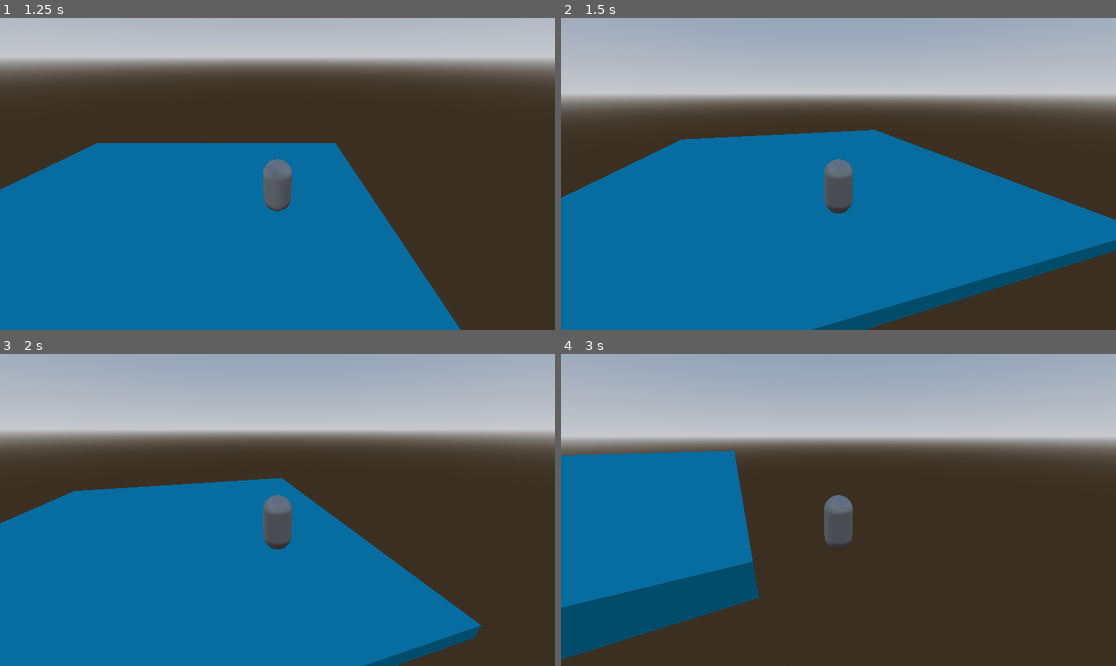
Above: before the commit, frames 1-4 (two rows, left to right).
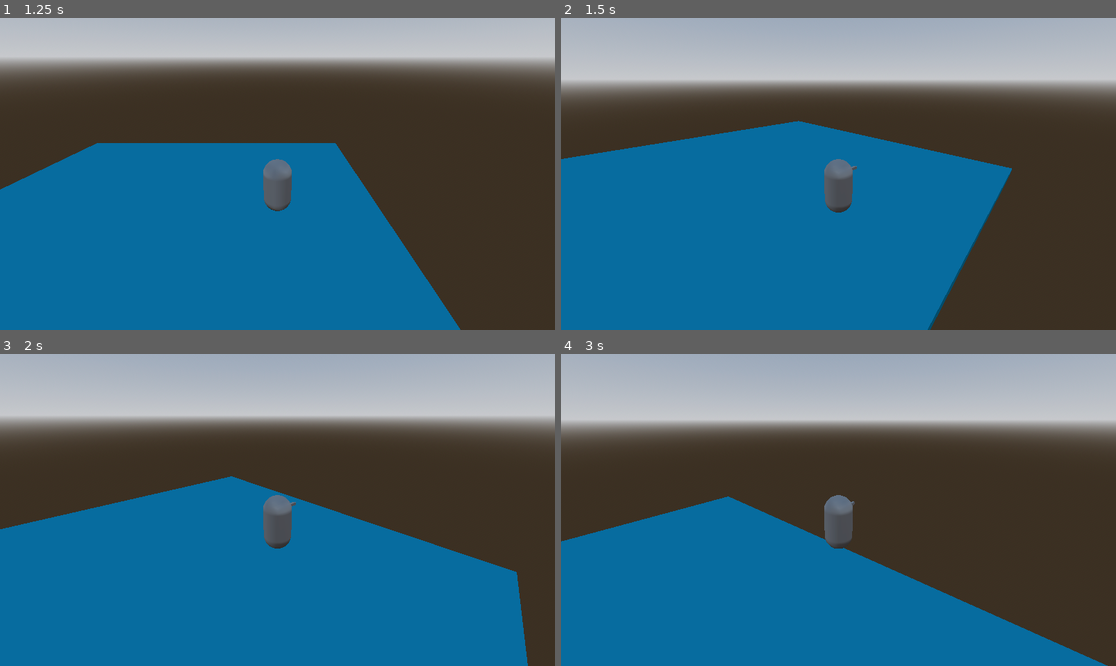
Above: after the commit, the same moments.

Repository: lead0lead/godot-third-person-game
Game: Godot game, scene res://scenes/main.tscn
Two runs of this game, one before a commit and one after it. Both use one fixed random seed, a clock stepped at 60 frames per second and the inputs below.
Inputs (mouse positions are in pixels of both pictures, inside the frame that each line leads up to):
- Up to frame 1 (1.25 s): move the mouse to (399, 158) at 0.52 s; press the mouse at (399, 158) at 0.53 s; hold D (right) from 0.53 s (still down); tap Space (jump) at 0.77 s
- Up to frame 2 (1.5 s): move the mouse to (810, 174) at 1.27 s; release D (right) at 1.28 s; release the mouse at (810, 174) at 1.28 s; hold W (forward) from 1.28 s (still down); click (810, 174) at 1.35 s
- Up to frame 3 (2 s): keep holding W (forward); tap Space (jump) at 1.52 s
- Up to frame 4 (3 s): keep holding W (forward); move the mouse to (849, 503) at 2.02 s; press the mouse at (849, 503) at 2.03 s; move the mouse to (832, 516) at 2.77 s; release the mouse at (832, 516) at 2.78 s; click (832, 516) at 2.85 s

Frame 1 is identical in both runs. In frame 2, 19% of the frame differs, in the area x 0-100%, y 20-100%; in frame 3, 18%; in frame 4, 42%, in the area x 0-100%, y 21-100%.

Commit message:
Improve Camera and Movement
player now moves in directions relative to cameras rotation

camera sensitivity no longer linked to delta, max sensitivity reduced to compensate for the change

Diff:
--- a/scenes/player.tscn
+++ b/scenes/player.tscn
@@ -1,10 +1,13 @@
-[gd_scene load_steps=6 format=3 uid="uid://uqnoptn2cdq8"]
+[gd_scene load_steps=7 format=3 uid="uid://uqnoptn2cdq8"]
 
 [ext_resource type="Script" path="res://scripts/player.gd" id="1_f3h3s"]
 [ext_resource type="Script" path="res://scripts/player_camera.gd" id="2_a0xpt"]
 [ext_resource type="Script" path="res://scripts/test_input.gd" id="3_wopxh"]
 
 [sub_resource type="CapsuleMesh" id="CapsuleMesh_ifrp8"]
+
+[sub_resource type="BoxMesh" id="BoxMesh_4qlgx"]
+size = Vector3(0.1, 0.1, 0.5)
 
 [sub_resource type="CapsuleShape3D" id="CapsuleShape3D_e6qrt"]
 
@@ -14,6 +17,10 @@
 [node name="TestMesh" type="MeshInstance3D" parent="."]
 transform = Transform3D(1, 0, 0, 0, 1, 0, 0, 0, 1, 0, 1, 0)
 mesh = SubResource("CapsuleMesh_ifrp8")
+
+[node name="MeshInstance3D" type="MeshInstance3D" parent="TestMesh"]
+transform = Transform3D(1, 0, 0, 0, 1, 0, 0, 0, 1, 0, 0.46947, -0.668547)
+mesh = SubResource("BoxMesh_4qlgx")
 
 [node name="CollisionShape3D" type="CollisionShape3D" parent="."]
 transform = Transform3D(1, 0, 0, 0, 1, 0, 0, 0, 1, 0, 1, 0)
--- a/scripts/player.gd
+++ b/scripts/player.gd
@@ -17,8 +17,13 @@
 	var player_input_direction = Input.get_vector("left", "right"
 			, "forward", "back")
 
-	move_direction.x = player_input_direction.x
-	move_direction.z = player_input_direction.y
+	var camera_forward = _camera.global_basis.z
+	var camera_right = _camera.global_basis.x
+
+	move_direction = camera_forward * player_input_direction.y + camera_right * player_input_direction.x
+	#move_direction.x = player_input_direction.x * _camera.global_basis.x
+	#move_direction.z = player_input_direction.y * _camera.global_basis.z
+	move_direction.y = 0.0
 	move_direction = move_direction.normalized()
 
 	var y_velocity := velocity.y
--- a/scripts/player_camera.gd
+++ b/scripts/player_camera.gd
@@ -1,6 +1,6 @@
 extends Camera3D
 
-@export_range(0.0, 1.0) var camera_sensitivity := 0.25
+@export_range(0.0, 0.1) var camera_sensitivity := 0.0025
 
 @onready var _camera_pivot: Node3D = %CameraPivot
 
@@ -16,9 +16,9 @@
 		_camera_input_direction = event.screen_relative * camera_sensitivity
 
 func _physics_process(delta: float) -> void:
-	_camera_pivot.rotation.x += _camera_input_direction.y * delta
+	_camera_pivot.rotation.x += _camera_input_direction.y
 	_camera_pivot.rotation.x = clamp(_camera_pivot.rotation.x,
 		-PI / 2.0, PI / 2.0)
-	_camera_pivot.rotation.y -= _camera_input_direction.x * delta
+	_camera_pivot.rotation.y -= _camera_input_direction.x
 
 	_camera_input_direction = Vector2.ZERO
